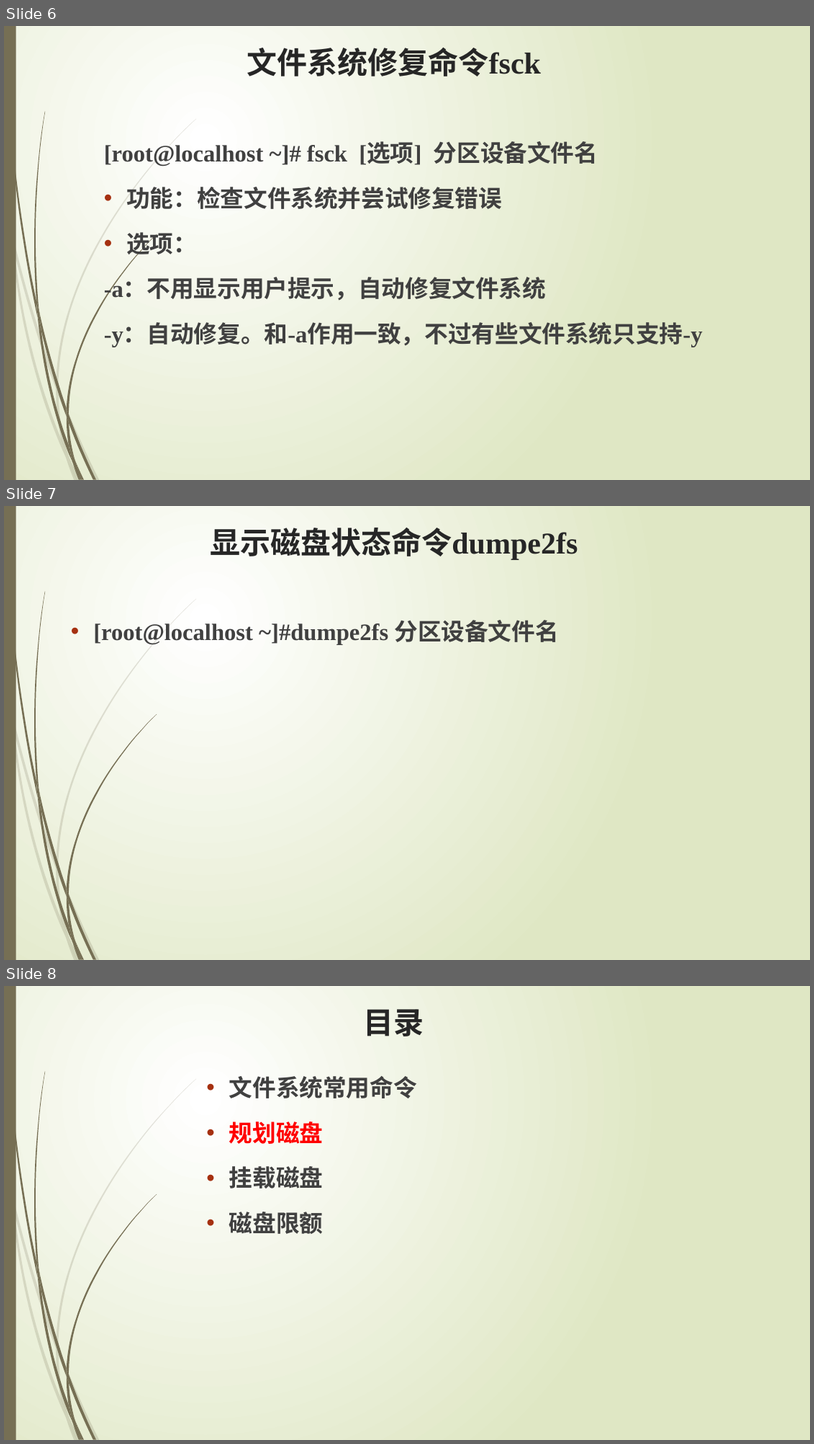
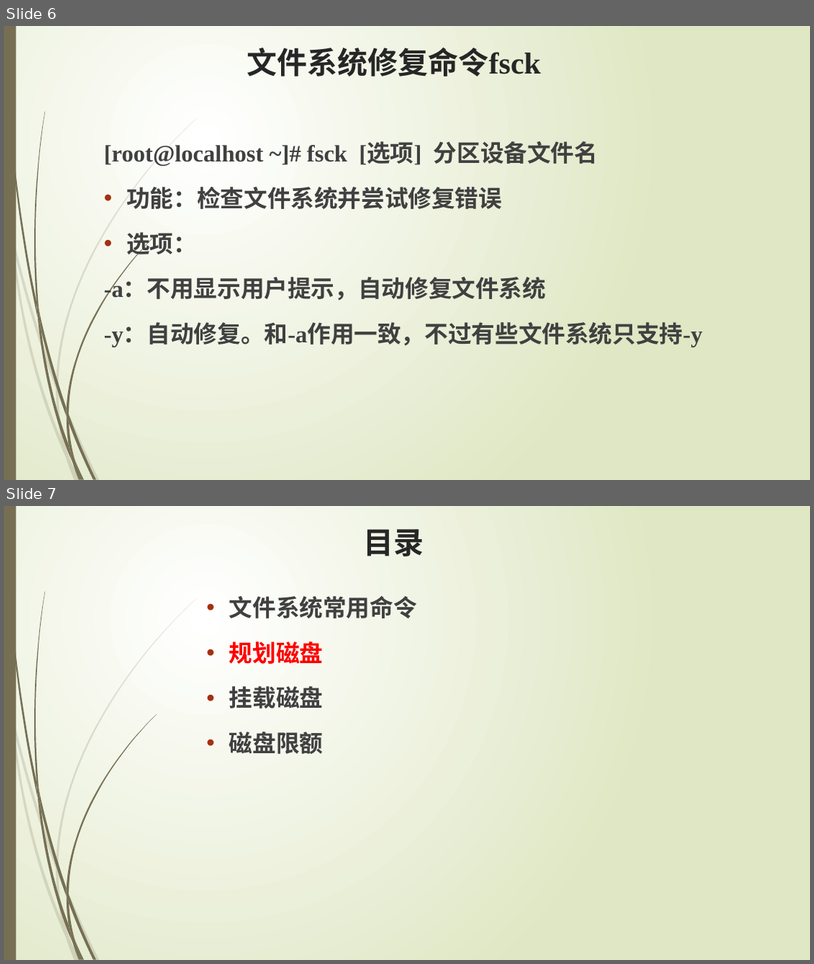
Before and after one commit to edu2act/course-testing-technique, a slide deck: PPT/6 Disk Management.pptx. Shown one above the other, each under a label of ours: slides 6, 7 and 8 before the commit, slides 6 and 7 after it. The pictures are 814x1444 and 814x964 pixels, drawn with LibreOffice and Linux fonts; fonts in the diff are those of the drawing. Boxes give left, top, right and bottom in pixels: in the first picture for what was removed or moved away, otherwise in the second. Text is boxed around its words. In the diff, an @@ line names an element or a change of style, - is before the commit and + after.

```diff
--- a/PPT/6 Disk Management.pptx
+++ b/PPT/6 Disk Management.pptx
@@ slide 7 removed at box(4, 506, 810, 960), background gradient #FFFFFF to #DFE8C4; not listed: 23 template elements that a slide beside it also shows @@
@@ title removed at box(210, 528, 578, 560) @@
-显示磁盘状态命令dumpe2fs
@@ text removed at box(93, 620, 558, 644) @@
-• [root@localhost ~]#dumpe2fs 分区设备文件名
@@ what was slide 8 is now slide 7 @@
```
Also in this commit, not shown: 12 slides changed, 14 other files.
